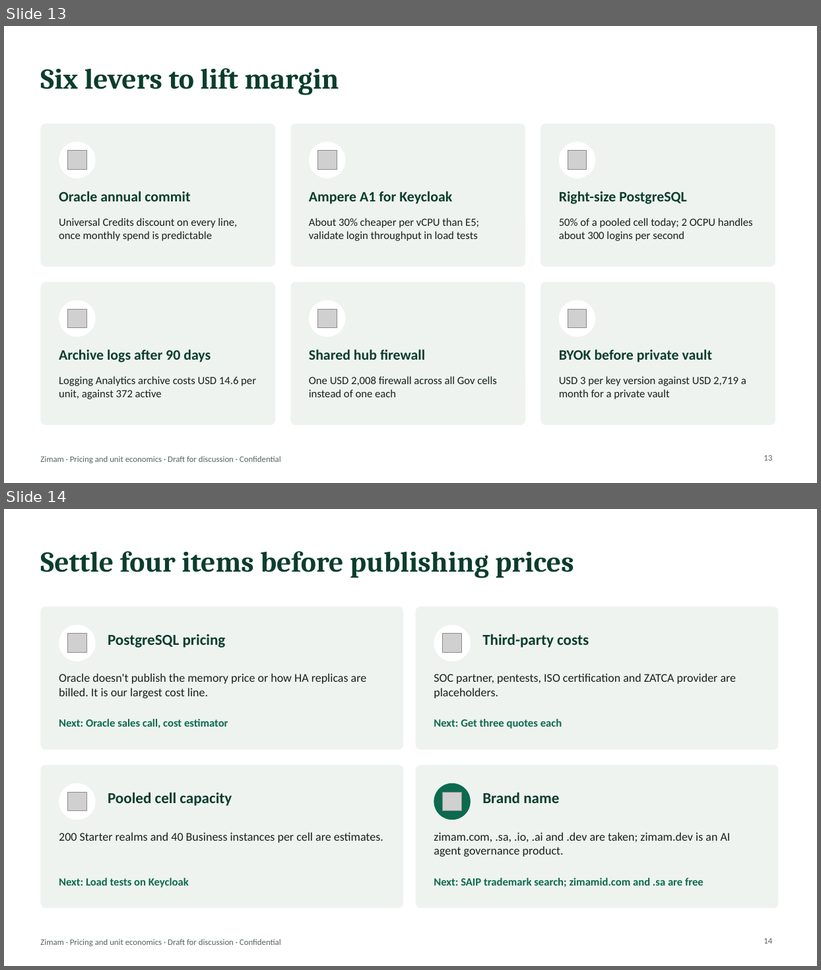
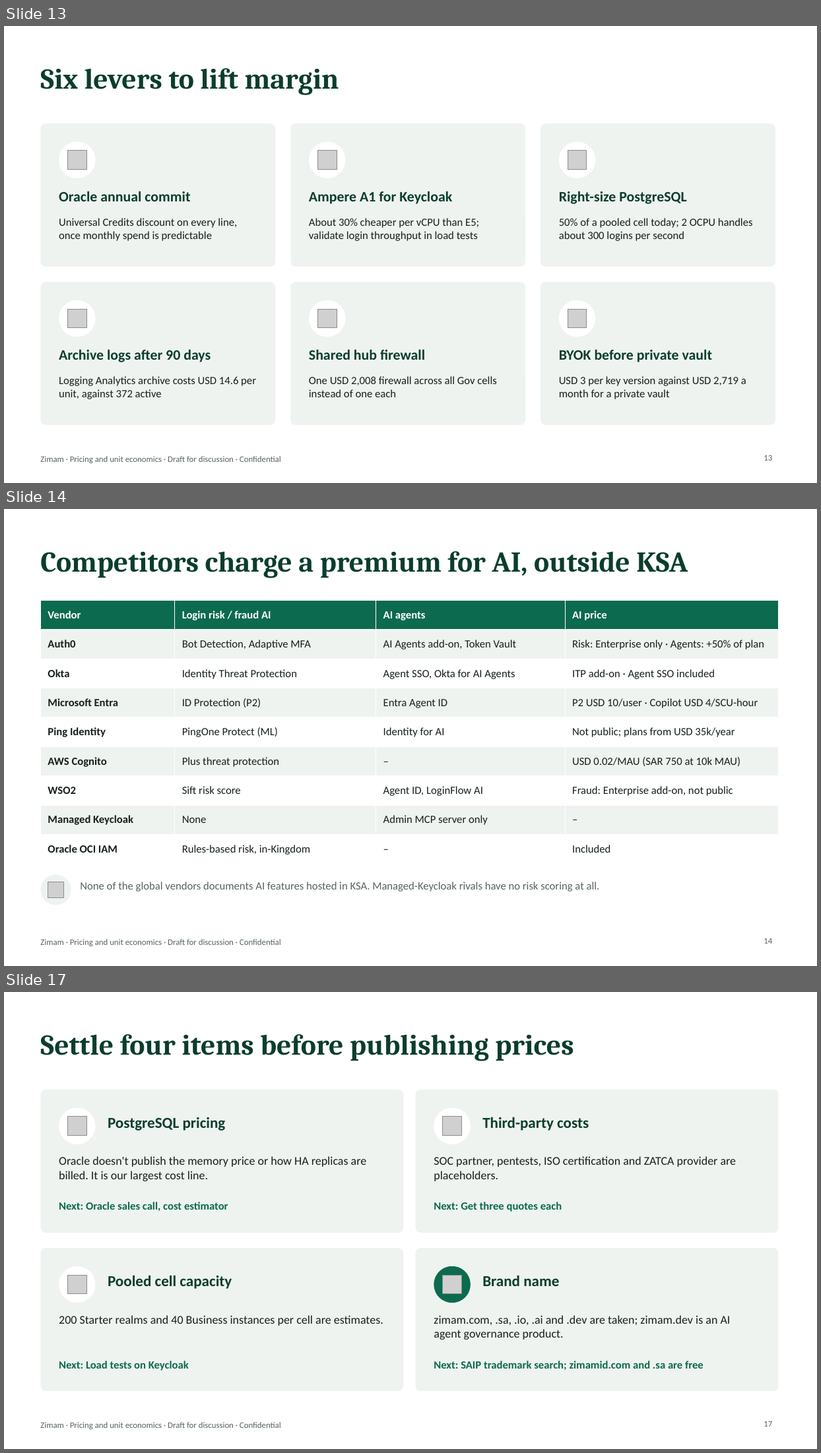
Before and after one commit to AhmedAssaf/zimam, a slide deck: docs/commercial/zimam-pricing-deck.pptx. Shown one above the other, each under a label of ours: slides 13 and 14 before the commit, slides 13, 14 and 17 after it; the slides between them are not shown. The pictures are 821x970 and 821x1453 pixels, drawn with LibreOffice and Linux fonts; fonts in the diff are those of the drawing; grey boxes stand for pictures. Boxes give left, top, right and bottom in pixels: in the first picture for what was removed or moved away, otherwise in the second. Text is boxed around its words. In the diff, an @@ line names an element or a change of style, - is before the commit and + after.

Commit message:
Add AI add-ons to cost model, pricing deck and component diagram
cost_model.py now models Zimam Protect per cell, Assist per request,
the self-hosted GPU break-even and the AI add-on price book. Enterprise
S takes Protect as an add-on to keep margin above 55%; extra Assist
requests move to SAR 75 per 100. The deck gains an AI section (three
slides) and the component diagram an AI zone and cost tables, all
generated from the model. AI strategy and costs HLD updated to match.

```diff
--- a/docs/commercial/zimam-pricing-deck.pptx
+++ b/docs/commercial/zimam-pricing-deck.pptx
@@ slide 14 added at (4, 509, 817, 966), background #FFFFFF; not listed: 1 template element that a slide beside it also shows @@
@@ title added at (40, 551, 688, 578), 34 pt, text #0B3D2E, bold @@
+Competitors charge a premium for AI, outside KSA
@@ table added at (40, 601, 779, 857), 9 rows, 4 columns @@
+Vendor | Login risk / fraud AI | AI agents | AI price
+Auth0 | Bot Detection, Adaptive MFA | AI Agents add-on, Token Vault | Risk: Enterprise only · Agents: +50% of plan
+Okta | Identity Threat Protection | Agent SSO, Okta for AI Agents | ITP add-on · Agent SSO included
+Microsoft Entra | ID Protection (P2) | Entra Agent ID | P2 USD 10/user · Copilot USD 4/SCU-hour
+Ping Identity | PingOne Protect (ML) | Identity for AI | Not public; plans from USD 35k/year
+AWS Cognito | Plus threat protection | – | USD 0.02/MAU (SAR 750 at 10k MAU)
+WSO2 | Sift risk score | Agent ID, LoginFlow AI | Fraud: Enterprise add-on, not public
+Managed Keycloak | None | Admin MCP server only | –
+Oracle OCI IAM | Rules-based risk, in-Kingdom | – | Included
@@ ellipse added at (40, 875, 71, 906), fill #EEF3F0 @@
@@ picture added at (48, 883, 64, 898) @@
@@ text added at (80, 882, 600, 892), 13 pt, text #56645C @@
+None of the global vendors documents AI features hosted in KSA. Managed-Keycloak rivals have no risk scoring at all.
@@ page number added at (764, 939, 772, 944), 10 pt, text #56645C @@
+14
@@ what was slide 14 is now slide 17 @@
@@ page number at (764, 1422, 772, 1427): text changed @@
-14
+17
```
Also in this commit, not shown: 2 other slides added, 8 other files.
